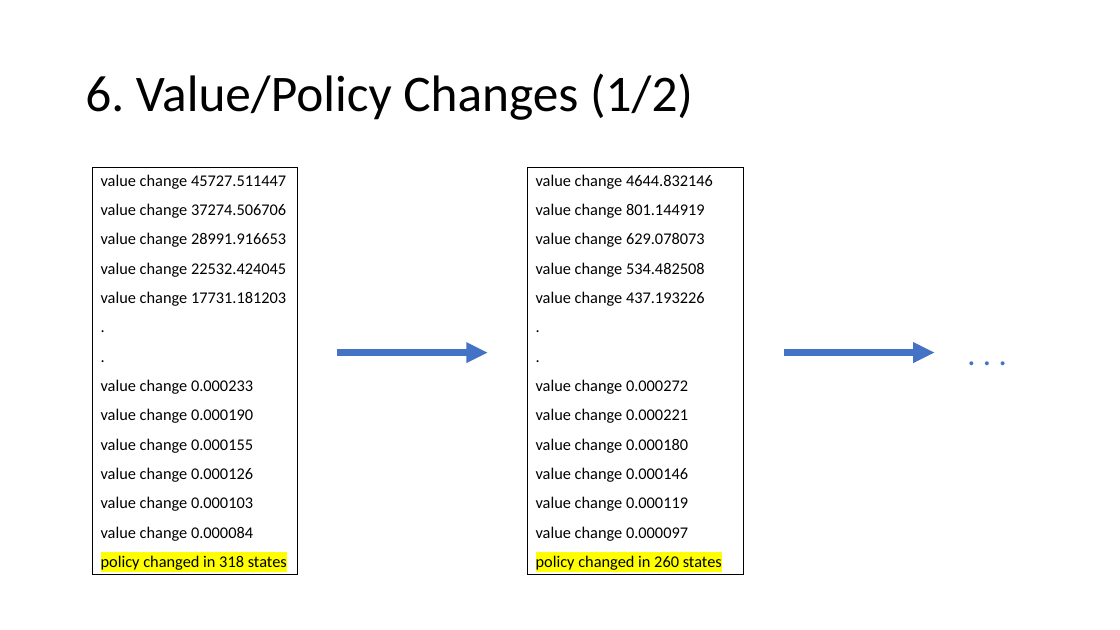
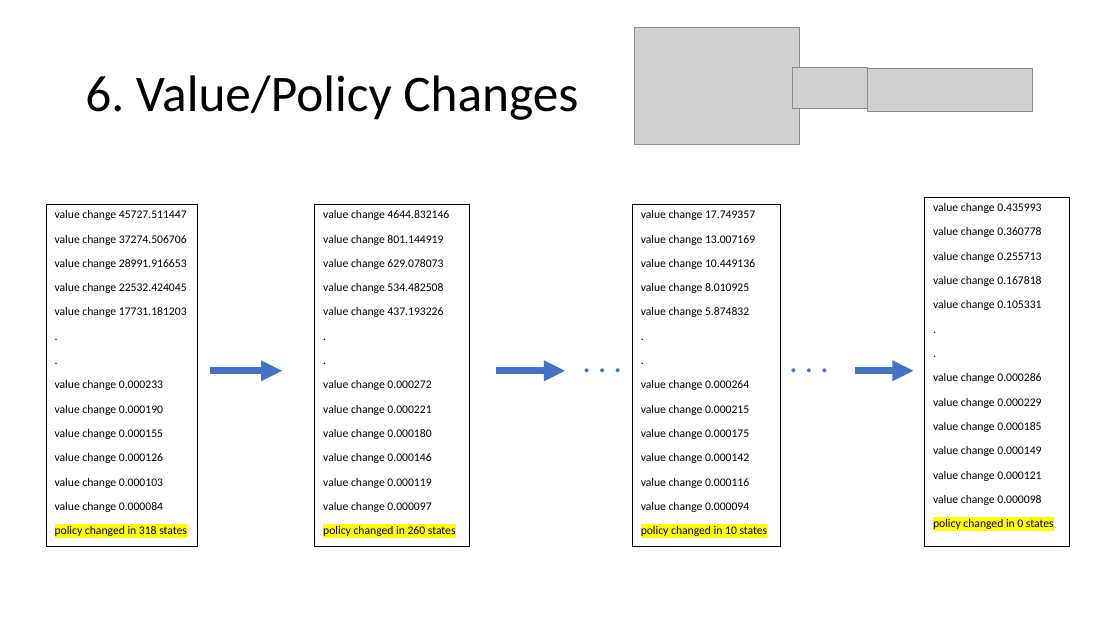
Before and after one commit to ihatesummer/jack-s-car-rental, a slide deck: slide 9 of Jack's Car Rental.pptx. Drawn at 1120x630 pixels with LibreOffice and Linux fonts; fonts in the diff are those of the drawing; grey boxes stand for pictures. Boxes give left, top, right and bottom in pixels: in the first picture for what was removed or moved away, otherwise in the second. Text is boxed around its words. In the diff, an @@ line names an element or a change of style, - is before the commit and + after.

```diff
--- a/Jack's Car Rental.pptx
+++ b/Jack's Car Rental.pptx
@@ picture added at (634,28,800,145) @@
@@ title at (85,75,578,120): text changed @@
-6. Value/Policy Changes (1/2)
+6. Value/Policy Changes
@@ picture added at (793,67,867,108) @@
@@ picture added at (867,69,1033,112) @@
@@ text "value change 45727.511447": place and size @@
-text "value change 45727.511447" at (92,168,297,575)
+text "value change 45727.511447" at (46,204,197,546)
@@ text "value change 45727.511447" at (46,204,197,546): size 14 to 10 pt @@
@@ text "value change 4644.832146" at (315,204,470,546): size 14 to 10 pt @@
@@ text "value change 4644.832146": place and size @@
-text "value change 4644.832146" at (528,168,744,575)
+text "value change 4644.832146" at (315,204,470,546)
@@ rectangle added at (633,204,781,546), outline #000000 0.75 pt, 10 pt, text #000000 @@
+value change 17.749357
+value change 13.007169
+value change 10.449136
+value change 8.010925
+value change 5.874832
+.
+.
+value change 0.000264
+value change 0.000215
+value change 0.000175
+value change 0.000142
+value change 0.000116
+value change 0.000094
+policy changed in 10 states
@@ rectangle added at (925,197,1070,546), outline #000000 0.75 pt, 10 pt, text #000000 @@
+value change 0.435993
+value change 0.360778
+value change 0.255713
+value change 0.167818
+value change 0.105331
+.
+.
+value change 0.000286
+value change 0.000229
+value change 0.000185
+value change 0.000149
+value change 0.000121
+value change 0.000098
+policy changed in 0 states
@@ text added at (575,335,639,383), 28 pt, text #4472C4 @@
+. . .
@@ text ". . .": place and size @@
-text ". . ." at (960,329,1024,376)
+text ". . ." at (781,335,846,383)
@@ arrow moved from (337, 353) - (487, 353) to (210, 371) - (282, 371) @@
@@ arrow moved from (784, 353) - (934, 353) to (497, 371) - (565, 371) @@
@@ arrow added from (855, 371) to (913, 371), #4472C4 6 pt @@
```
Also in this commit, not shown: 5 other slides changed, 1 slide removed, 1 other file.
